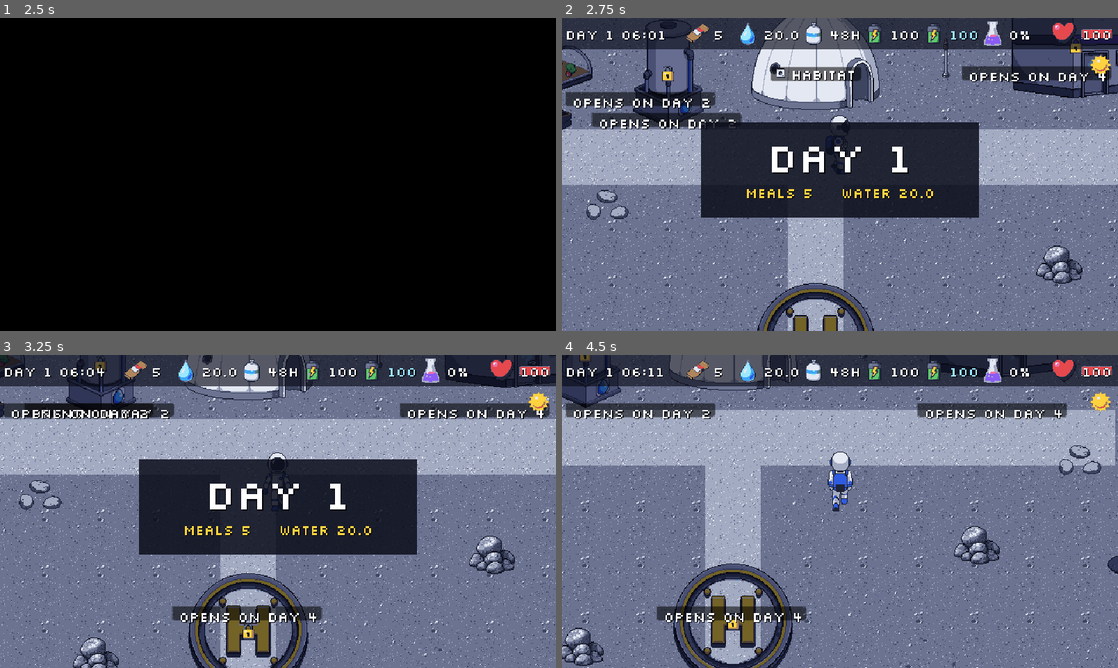
Above: before the commit, frames 1-4 (two rows, left to right).
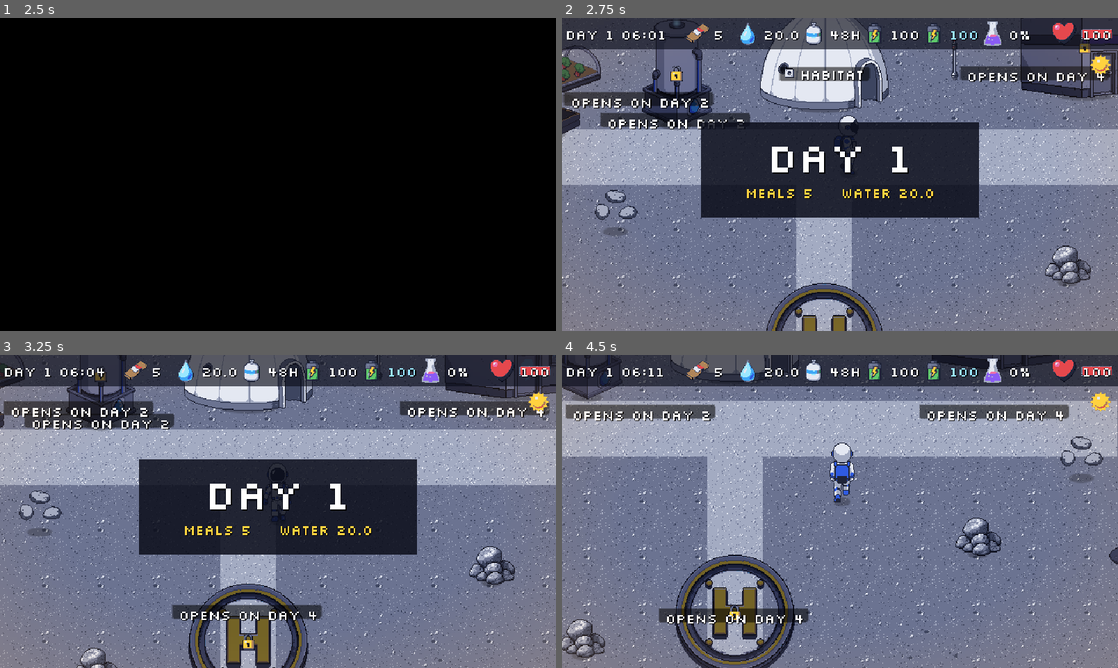
Above: after the commit, the same moments.

Repository: me-AMM/Wings-of-wax
Game: Godot game, scene res://scenes/Title.tscn
The game is run twice, just before and just after one commit, with the same random seed, the same clock (stepped at 60 frames per second) and the same inputs.
Inputs (mouse positions are in pixels of both pictures, inside the frame that each line leads up to):
- Up to frame 1 (2.5 s): click "Start Game" at 0.5 s; click "Continue" at 1.25 s; tap Enter at 2 s; move the mouse to (400, 158) at 2.02 s; hold Right (move_right) from 2.03 s (still down); hold E (interact) from 2.03 s (still down); click (400, 158) at 2.17 s; tap Space at 2.27 s
- Up to frame 2 (2.75 s): keep holding Right (move_right); keep holding E (interact)
- Up to frame 3 (3.25 s): move the mouse to (166, 527) at 2.77 s; release Right (move_right) at 2.78 s; release E (interact) at 2.78 s; hold Down (move_down) from 2.78 s (still down); tap E (interact) at 2.85 s; click (166, 527) at 2.92 s; tap Space at 3.02 s
- Up to frame 4 (4.5 s): move the mouse to (895, 442) at 3.52 s; release Down (move_down) at 3.53 s; hold Right (move_right) 3.53-4.28 s; hold E (interact) 3.53-4.28 s; tap J at 3.6 s; click (895, 442) at 3.67 s; move the mouse to (812, 574) at 4.27 s; hold Up (move_up) from 4.28 s (still down); tap Enter at 4.35 s; click (812, 574) at 4.42 s

Frame 1 is identical in both runs. In frame 2, 19% of the frame differs, in the area x 0-100%, y 0-100%; in frame 3, 23%; in frame 4, 25%.

Commit message:
ROUND 6 C: contact shadows, camera smoothing, vignette, blinking lights, solar sparkle, lander shake
Co-Authored-By: Claude Sonnet 5.5 <noreply@anthropic.com>

Diff:
--- a/scripts/mission.gd
+++ b/scripts/mission.gd
@@ -216,6 +216,9 @@
 	player.add_child(cam)
 	player.add_child(load("res://scripts/flashlight.gd").new())
 	player.stepped.connect(func(_p): Audio.play("step"))
+	var pol = load("res://scripts/polish.gd").new()
+	add_child(pol)
+	pol.setup(self, player, "mission")
 	arrow = load("res://scripts/pointer_arrow.gd").new()
 	player.add_child(arrow)
 	prompt = Node2D.new()
--- a/scripts/outpost.gd
+++ b/scripts/outpost.gd
@@ -12,6 +12,7 @@
 @onready var dark: CanvasModulate = $Dark
 
 var hud: CanvasLayer
+var polish: Node
 var current: Interactable = null
 var hold_t := 0.0
 var hold_active := false
@@ -41,6 +42,9 @@
 	_build_locks()
 	player.add_child(load("res://scripts/flashlight.gd").new())
 	Audio.outdoor = false
+	polish = load("res://scripts/polish.gd").new()
+	add_child(polish)
+	polish.setup(self, player, "outpost")
 	player.stepped.connect(func(p):
 		_effect("dust_puff", p + Vector2(0, -2), 0.5, false)
 		Audio.play("step"))
@@ -208,6 +212,8 @@
 	_effect("dust_puff", lander_point + Vector2(-50, -2), 1.5, false)
 	_effect("dust_puff", lander_point + Vector2(50, -2), 1.5, false)
 	Audio.play("lander_touchdown")
+	if polish != null:
+		polish.shake(7.0, 0.4)          # the ground shakes when the lander lands
 	_refresh_visuals()
 
 # One-shot effect sprite at a world position (dust_puff, sparkle). Removes itself.
--- /dev/null
+++ b/scripts/polish.gd
@@ -0,0 +1,172 @@
+extends Node
+# Quick visuals, code only (no new art): soft contact shadows, camera smoothing, vignette, slow blinking lights on the
+# charger / recycler / lab, an occasional sparkle on the solar panels, and a screen shake helper.
+# Added by the Outpost and Mission scenes:  polish.setup(self, player, "outpost" or "mission")
+
+static var _shadow_tex: Texture2D
+static var _dot_tex: Texture2D
+
+var host: Node
+var player: Node2D
+var cam: Camera2D
+var vignette: TextureRect
+var sparkle_t := 3.0
+var panels: Array = []
+
+# One shared generated texture: a narrow dark ellipse, 25% alpha, soft edge.
+static func shadow_texture() -> Texture2D:
+	if _shadow_tex == null:
+		var img := Image.create(64, 16, false, Image.FORMAT_RGBA8)
+		for y in 16:
+			for x in 64:
+				var dx := (x + 0.5 - 32.0) / 32.0
+				var dy := (y + 0.5 - 8.0) / 8.0
+				var d := dx * dx + dy * dy
+				if d <= 1.0:
+					img.set_pixel(x, y, Color(0, 0, 0, 0.25 * (1.0 if d < 0.6 else (1.0 - d) / 0.4)))
+		_shadow_tex = ImageTexture.create_from_image(img)
+	return _shadow_tex
+
+# A contact shadow of the given width, drawn BEHIND its parent's sprite.
+static func make_shadow(width: float) -> Sprite2D:
+	var s := Sprite2D.new()
+	s.name = "Shadow"
+	s.texture = shadow_texture()
+	s.scale = Vector2(maxf(width, 8.0) / 64.0, 0.8)
+	s.show_behind_parent = true
+	return s
+
+static func dot_texture() -> Texture2D:
+	if _dot_tex == null:
+		var g := GradientTexture2D.new()
+		g.width = 12
+		g.height = 12
+		g.fill = GradientTexture2D.FILL_RADIAL
+		g.fill_from = Vector2(0.5, 0.5)
+		g.fill_to = Vector2(1.0, 0.5)
+		g.gradient = Gradient.new()
+		g.gradient.colors = PackedColorArray([Color(1, 1, 1, 1), Color(1, 1, 1, 0)])
+		_dot_tex = g
+	return _dot_tex
+
+func setup(host_node: Node, player_node: Node2D, kind: String) -> void:
+	host = host_node
+	player = player_node
+	# 1. contact shadow under the player
+	var ps := make_shadow(22.0)
+	ps.position = Vector2(0, -1)
+	player.add_child(ps)
+	player.move_child(ps, 0)
+	# 2. camera smoothing (the project snaps 2D transforms to whole pixels, so the picture stays crisp)
+	for c in player.get_children():
+		if c is Camera2D:
+			cam = c
+	if cam != null:
+		cam.position_smoothing_enabled = true
+		cam.position_smoothing_speed = 9.0
+	# 3. vignette
+	_build_vignette()
+	GameState.changed.connect(_update_vignette)
+	_update_vignette()
+	if kind == "outpost":
+		_shadows_for_buildings()
+		_blinking_lights()
+
+func _build_vignette() -> void:
+	var layer := CanvasLayer.new()
+	layer.layer = 5                       # under the HUD (layer 10), so the HUD stays fully readable
+	add_child(layer)
+	var g := GradientTexture2D.new()
+	g.width = 160
+	g.height = 90
+	g.fill = GradientTexture2D.FILL_RADIAL
+	g.fill_from = Vector2(0.5, 0.5)
+	g.fill_to = Vector2(1.0, 1.0)
+	g.gradient = Gradient.new()
+	g.gradient.offsets = PackedFloat32Array([0.0, 0.55, 1.0])
+	g.gradient.colors = PackedColorArray([Color(1, 1, 1, 0), Color(1, 1, 1, 0), Color(1, 1, 1, 0.15)])      # 15% at the edges
+	vignette = TextureRect.new()
+	vignette.texture = g
+	vignette.expand_mode = TextureRect.EXPAND_IGNORE_SIZE
+	vignette.stretch_mode = TextureRect.STRETCH_SCALE
+	vignette.size = Vector2(640, 360)
+	vignette.mouse_filter = Control.MOUSE_FILTER_IGNORE
+	layer.add_child(vignette)
+
+# warmer in sunlight, cooler on shadow days
+func _update_vignette() -> void:
+	if vignette != null:
+		vignette.modulate = Color(0.2, 0.3, 0.75) if GameState.in_shadow else Color(1.0, 0.72, 0.4)
+
+# every building and prop of the Outpost gets a soft contact shadow, about 60% of its footprint width
+func _shadows_for_buildings() -> void:
+	var world: Node = host.get_node_or_null("World")
+	if world == null:
+		return
+	for n in world.get_children():
+		var sp: Sprite2D = n.get_node_or_null("Sprite2D")
+		if sp == null or n.name in ["Pad"]:
+			continue
+		var shape: CollisionPolygon2D = n.get_node_or_null("Footprint/Shape")
+		var width: float = sp.texture.get_size().x * 0.5
+		var y := -2.0
+		if shape != null:
+			var minx := 1e9
+			var maxx := -1e9
+			var maxy := -1e9
+			for p in shape.polygon:
+				minx = minf(minx, p.x)
+				maxx = maxf(maxx, p.x)
+				maxy = maxf(maxy, p.y)
+			width = (maxx - minx) * 0.6
+			y = maxy - 2.0
+		var s := make_shadow(width)
+		s.position = Vector2(0, y)
+		n.add_child(s)
+		n.move_child(s, 0)
+		if n.name in ["Panel0", "Panel1", "Panel2", "Panel3"]:
+			panels.append(n)
+
+# slow blinking lights on the charger, the recycler and the lab
+func _blinking_lights() -> void:
+	var spots := {"Charger": [Vector2(-6, 8), Color("5FC96B")], "Recycler": [Vector2(0, 6), Color("9BE8FF")], "Lab": [Vector2(-52, 10), Color("E5484D")]}
+	var world: Node = host.get_node_or_null("World")
+	for nm in spots:
+		var n: Node2D = world.get_node_or_null(nm)
+		if n == null:
+			continue
+		var sp: Sprite2D = n.get_node("Sprite2D")
+		var d := Sprite2D.new()
+		d.texture = dot_texture()
+		d.modulate = spots[nm][1]
+		d.position = Vector2(spots[nm][0].x, sp.offset.y + spots[nm][0].y)
+		var mat := CanvasItemMaterial.new()
+		mat.blend_mode = CanvasItemMaterial.BLEND_MODE_ADD
+		d.material = mat
+		d.z_index = 5
+		n.add_child(d)
+		var tw := d.create_tween().set_loops()
+		tw.tween_property(d, "modulate:a", 0.15, 1.1 + 0.3 * randf())
+		tw.tween_property(d, "modulate:a", 1.0, 1.1 + 0.3 * randf())
+
+func _process(delta: float) -> void:
+	# an occasional sparkle on a solar panel
+	if panels.is_empty() or GameState.in_shadow:
+		return
+	sparkle_t -= delta
+	if sparkle_t <= 0.0:
+		sparkle_t = randf_range(3.0, 6.0)
+		var pn: Node2D = panels[randi() % panels.size()]
+		if host.has_method("_effect"):
+			host.call("_effect", "sparkle", pn.global_position + Vector2(randf_range(-40, 40), randf_range(-34, -12)), 0.6, true)
+
+# short screen shake (camera offset)
+func shake(strength: float = 6.0, seconds: float = 0.35) -> void:
+	if cam == null:
+		return
+	var tw := create_tween()
+	var steps := int(seconds / 0.04)
+	for i in steps:
+		var k := 1.0 - float(i) / steps
+		tw.tween_property(cam, "offset", Vector2(randf_range(-1, 1), randf_range(-1, 1)) * strength * k, 0.04)
+	tw.tween_property(cam, "offset", Vector2.ZERO, 0.04)
Not shown, added: scripts/polish.gd.uid
Not shown, changed: docs/DECISIONS_LOG.md
